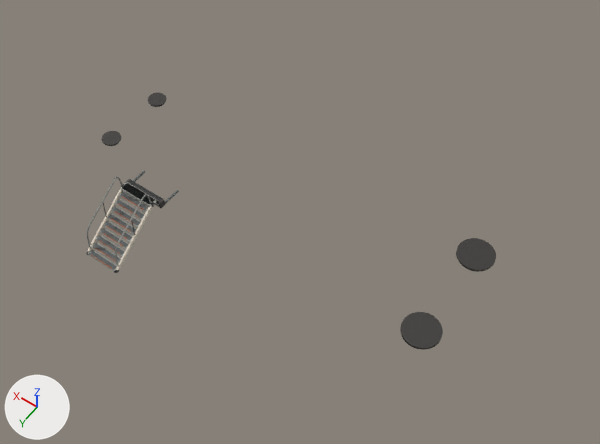
The Blender file TunaSweeper/SourceArt/Environment/SSTO_TrueEnding/Mechanisms/SSTO_LaunchMechanisms.blend: old version first, new version second.
Before and after are seen from a 50 mm camera at (-13.4, 16.9, 26.9) aimed at (-1.6, 0.4, 1.0). Arrows for +X, +Y and +Z are at lower left; the lights stay in place. The picture after the commit comes second.

Names of what the first picture shows: 'SM_SSTO_LiftHardware', 'SM_SSTO_StairTray' and 2 more.
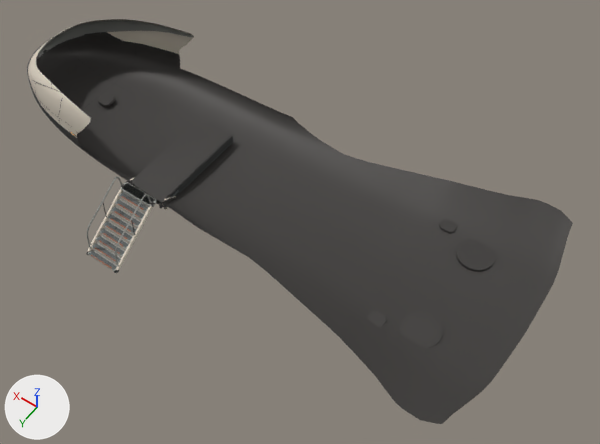
What differs and where, as boxes (x1, y1, x2, y2) in the pictures (600 x 444 px):
'SM_SSTO_CinematicLowHull', added: after (27, 19, 573, 424)
    faces in mat_m_ssto_structure (dark grey #42403e): (27, 25, 573, 424)
    faces in mat_m_ssto_warmgray (pale yellow #dfd4c4): (28, 19, 194, 138)
    faces in mat_m_ssto_interior (grey #9b9d98): (36, 20, 193, 122)
'SM_SSTO_LiftHardware', reshaped: before (102, 93, 496, 350); after (114, 102, 496, 348)
part 1 of me_sm_ssto_lifthardware, added: after (166, 136, 233, 199)
part 2 of me_sm_ssto_lifthardware, built on: before (129, 171, 179, 208); after (129, 119, 233, 208)

Patch to the scene script:
```diff
--- a/TunaSweeper/SourceArt/Environment/SSTO_TrueEnding/Mechanisms/SSTO_LaunchMechanisms.blend.py
+++ b/TunaSweeper/SourceArt/Environment/SSTO_TrueEnding/Mechanisms/SSTO_LaunchMechanisms.blend.py
@@ mat_m_ssto_amber @@
+mat_m_ssto_amber = principled_material('M_SSTO_Amber')
+mat_m_ssto_amber.base_color = (1.0, 0.335, 0.048)  # orange #ff9d3e
+mat_m_ssto_amber.metallic = 0.06
+mat_m_ssto_amber.roughness = 0.31
+mat_m_ssto_amber.emission_color = (1.0, 0.335, 0.048)  # orange #ff9d3e
+mat_m_ssto_amber.emission_strength = 1.0
@@ me_sm_ssto_lifthardware @@
 # used by ob_sm_ssto_lifthardware; location = (0.0, 0.0, 0.0)
-me_sm_ssto_lifthardware.from_pydata(...)  # 1788 vertices, 1470 faces; spans x -8.8..7.9, y -2.8..3.3, z 0.9..1.7
+me_sm_ssto_lifthardware.from_pydata(...)  # 2056 vertices, 1710 faces; spans x -8.8..7.9, y -2.8..3.3, z 0.9..1.7
+# me_sm_ssto_lifthardware part 1: the loose piece of 8 vertices spanning x 3.0..4.9, y 3.0..3.2, z 1.4..1.6 is copied, and the copy is scaled about its middle by (0.0131, 27.4, 1.39), then moved by (-0.9, -2.2, -0.2); it spans x 3.1, y -1.3..3.2, z 1.1..1.5
+# me_sm_ssto_lifthardware part 2
+# 11 vertices are removed from x 3.0..4.9, y 3.0..3.3, z 1.3..1.6
+# 39 faces are deleted
+# 2 vertices move within x 4.8..4.9, y 3.2, z 1.4
+# 57 vertices are added at x 3.0..4.9, y -1.3..3.2, z 1.1..1.6
+# 14 new vertices lie (1.7, 0.0, 0.0) away from vertices in x 3.1, y -1.3..3.2, z 1.1..1.6
+# 30 new faces join them, mat_m_ssto_structure (dark grey #42403e)
+# 17 new faces join them, mat_m_ssto_floor (dark grey #606565)
+# 24 new faces join them, mat_m_ssto_warmgray (pale yellow #dfd4c4)
+# 4 new faces join them, mat_m_ssto_rubber (black #282b2b)
+# other edits to the shape of me_sm_ssto_lifthardware do not show in these pictures
 me_sm_ssto_lifthardware.materials.append(mat_m_ssto_structure)
@@ me_sm_ssto_lifthardware @@
 me_sm_ssto_lifthardware.materials.append(mat_m_ssto_floor)
+me_sm_ssto_lifthardware.materials.append(mat_m_ssto_warmgray)  # pale yellow #dfd4c4
@@ me_sm_ssto_cinematiclowhull @@
+me_sm_ssto_cinematiclowhull.from_pydata(...)  # 10797 vertices, 7115 faces; spans x -11.1..12.7, y -5.3..5.3, z 1.0..4.2
+# faces by material slot: [2878, 378, 576, 3267, 16]
+me_sm_ssto_cinematiclowhull.materials.append(mat_m_ssto_structure)  # dark grey #42403e
+me_sm_ssto_cinematiclowhull.materials.append(mat_m_ssto_warmgray)  # pale yellow #dfd4c4
+me_sm_ssto_cinematiclowhull.materials.append(mat_m_ssto_interior)  # grey #9b9d98
+me_sm_ssto_cinematiclowhull.materials.append(mat_m_ssto_rubber)  # black #282b2b
+me_sm_ssto_cinematiclowhull.materials.append(mat_m_ssto_amber)  # orange #ff9d3e, glowing orange #ff9d3e
@@ ob_sm_ssto_cinematiclowhull @@
+ob_sm_ssto_cinematiclowhull = bpy.data.objects.new('SM_SSTO_CinematicLowHull', me_sm_ssto_cinematiclowhull)
+ob_sm_ssto_cinematiclowhull.location = (0.0, 0.0, 0.0)
```
